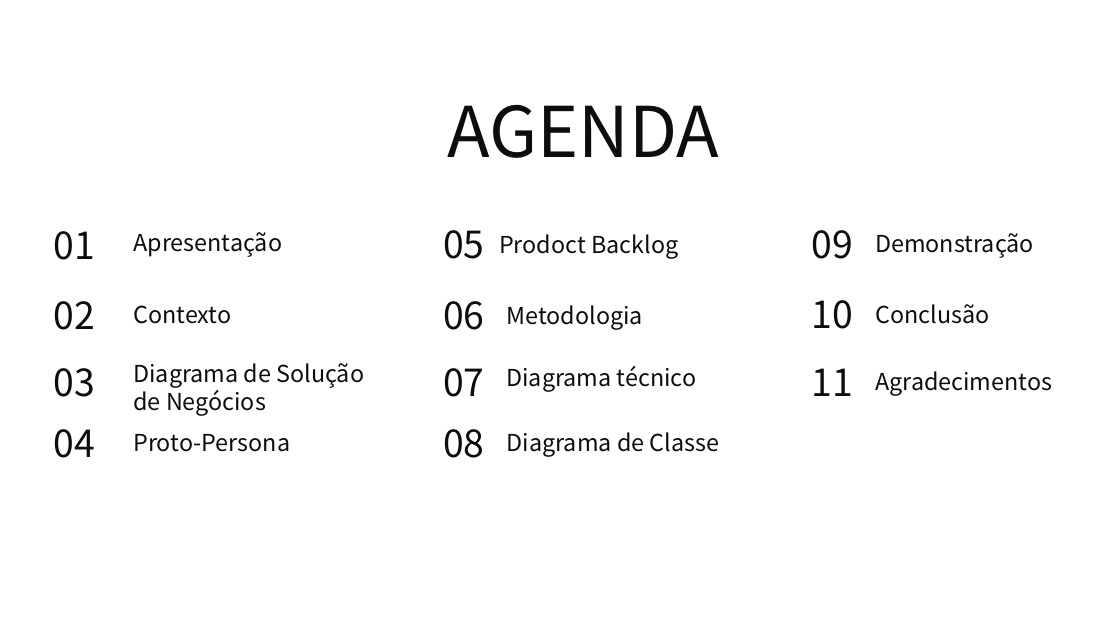
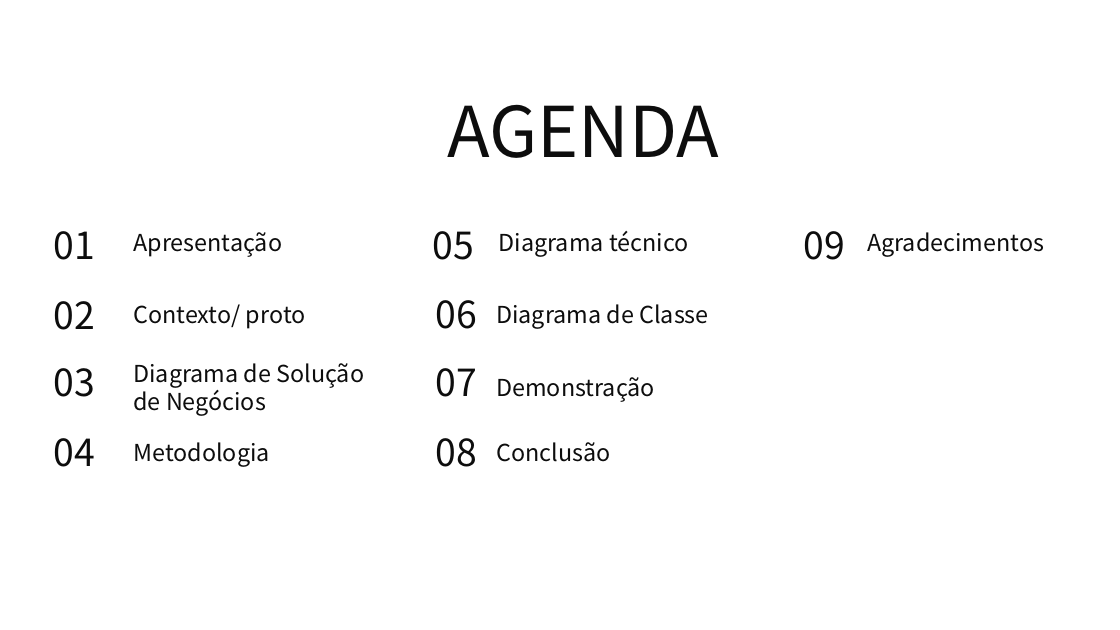
Before and after one commit to 2ADSC-Grupo9-HSO/Documentacao, a slide deck: slide 3 of Apresentações PPT/HSO-Sprint3.pptx. Drawn at 1120x630 pixels with LibreOffice and Linux fonts; fonts in the diff are those of the drawing; background and template pictures are left out. Boxes give left, top, right and bottom in pixels: in the first picture for what was removed or moved away, otherwise in the second. Text is boxed around its words. In the diff, an @@ line names an element or a change of style, - is before the commit and + after.

```diff
--- a/Apresentações PPT/HSO-Sprint3.pptx
+++ b/Apresentações PPT/HSO-Sprint3.pptx
@@ text "05": place and size @@
-text "05" at box(443, 230, 484, 259)
+text "05" at box(433, 231, 474, 260)
@@ text "Diagrama técnico": place and size @@
-text "Diagrama técnico" at box(506, 366, 697, 392)
+text "Diagrama técnico" at box(499, 231, 689, 257)
@@ text removed at box(499, 234, 678, 259) @@
-Prodoct Backlog
@@ text "09": place and size @@
-text "09" at box(812, 230, 853, 259)
+text "09" at box(804, 231, 845, 260)
@@ text "Agradecimentos": place and size @@
-text "Agradecimentos" at box(875, 371, 1052, 396)
+text "Agradecimentos" at box(867, 232, 1044, 257)
@@ text "06": place and size @@
-text "06" at box(443, 301, 484, 330)
+text "06" at box(435, 300, 476, 329)
@@ text "Diagrama de Classe": place and size @@
-text "Diagrama de Classe" at box(507, 432, 719, 457)
+text "Diagrama de Classe" at box(496, 304, 708, 329)
@@ text at box(133, 304, 306, 329): text changed @@
-Contexto
+Contexto/ proto
@@ text removed at box(812, 300, 853, 329) @@
-10
@@ text "07": place and size @@
-text "07" at box(443, 368, 484, 397)
+text "07" at box(435, 368, 476, 397)
@@ text "Demonstração": place and size @@
-text "Demonstração" at box(875, 233, 1034, 258)
+text "Demonstração" at box(496, 377, 655, 402)
@@ text removed at box(812, 368, 853, 396) @@
-11
@@ text "04": place and size @@
-text "04" at box(54, 429, 95, 458)
+text "04" at box(54, 438, 95, 467)
@@ text "Metodologia": place and size @@
-text "Metodologia" at box(506, 305, 642, 330)
+text "Metodologia" at box(133, 442, 269, 467)
@@ text removed at box(133, 434, 290, 452) @@
-Proto-Persona
@@ text "08": place and size @@
-text "08" at box(443, 429, 484, 458)
+text "08" at box(435, 438, 476, 467)
@@ text "Conclusão": place and size @@
-text "Conclusão" at box(875, 304, 989, 324)
+text "Conclusão" at box(496, 442, 610, 462)
```
Also in this commit, not shown: 1 other slide changed, 2 slides removed.
